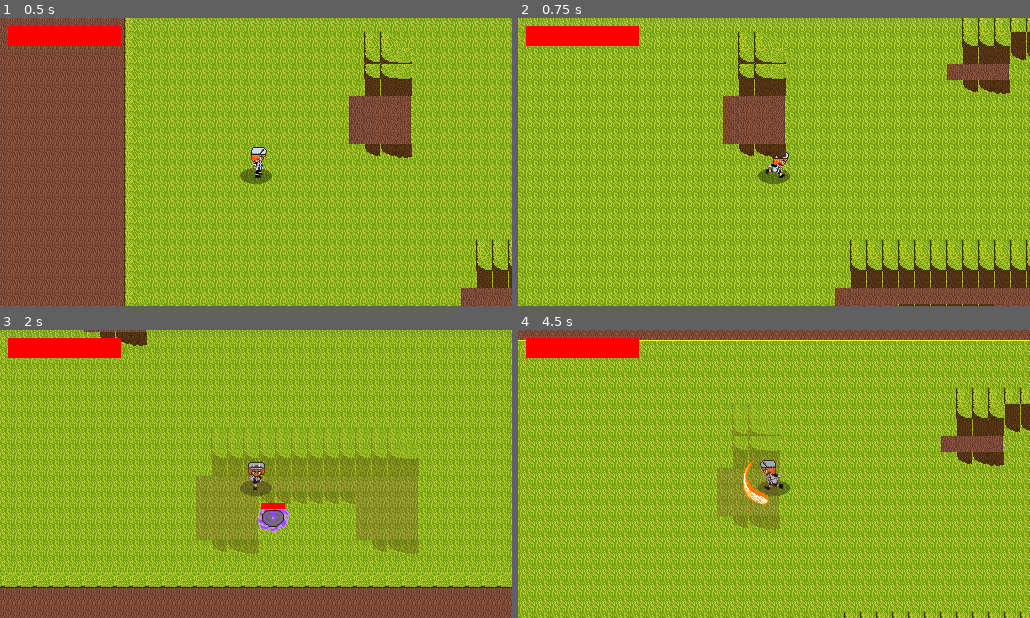
Above: before the commit, frames 1-4 (two rows, left to right).
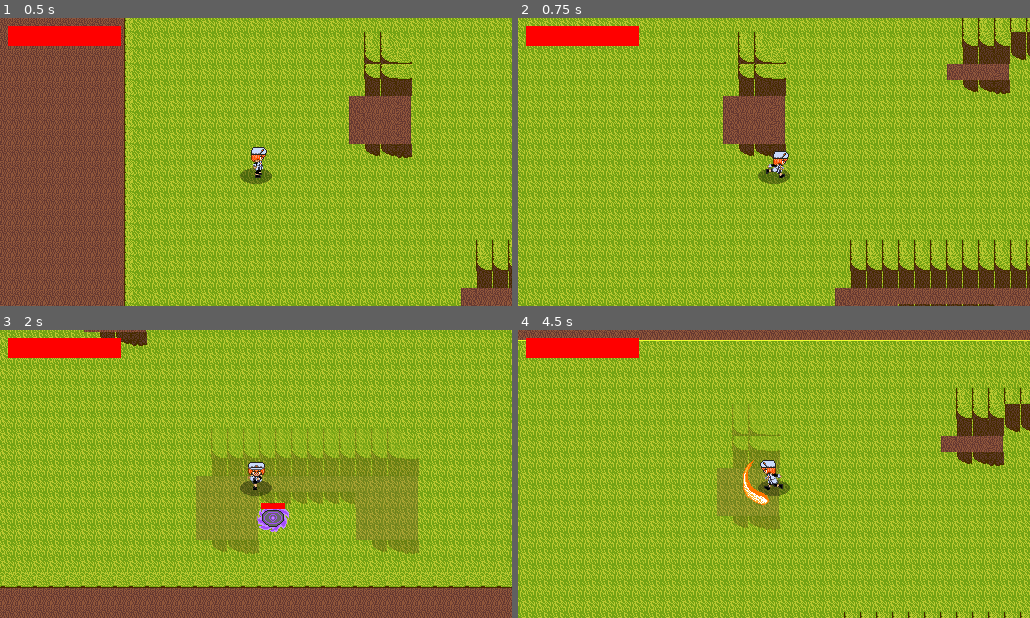
Above: after the commit, the same moments.

Repository: NiroJr/TheHerosFall
Game: Godot game, scene res://Scenes/main.tscn
The game is run twice, just before and just after one commit, with the same random seed, the same clock (stepped at 60 frames per second) and the same inputs.
Inputs (mouse positions are in pixels of both pictures, inside the frame that each line leads up to):
- Up to frame 1 (0.5 s): no input
- Up to frame 2 (0.75 s): tap Enter at 0.5 s; move the mouse to (886, 147) at 0.52 s; hold D (Right) from 0.53 s (still down); tap Q (Dash) at 0.6 s; click (886, 147) at 0.67 s
- Up to frame 3 (2 s): move the mouse to (153, 488) at 1.27 s; release D (Right) at 1.28 s; hold S (Down) from 1.28 s (still down); tap E (Parry) at 1.35 s
- Up to frame 4 (4.5 s): move the mouse to (825, 410) at 2.02 s; release S (Down) at 2.03 s; hold D (Right) 2.03-2.78 s; tap one key every 0.75 s from 2.1 s: X (sword_swing) Q (Dash) E (Parry) X (sword_swing); move the mouse to (748, 531) at 2.77 s; hold W (Up) 2.78-3.53 s; click (748, 531) at 2.92 s; move the mouse to (927, 517) at 3.52 s; hold A (Left) from 3.53 s (still down); move the mouse to (620, 430) at 4.27 s

Frame 1 is identical in both runs. In frame 2, less than 0.1% of the frame differs, in the area x 49-53%, y 46-49%; in frame 3, 0.1%; in frame 4, 0.2%, in the area x 47-51%, y 45-56%.

Commit message:
Fixed foreground code

Diff:
--- a/Scenes/main.tscn
+++ b/Scenes/main.tscn
@@ -13,9 +13,6 @@
 
 [node name="Main" type="Node2D" unique_id=1706061838]
 
-[node name="Player" parent="." unique_id=481447577 instance=ExtResource("1_jjgbg")]
-position = Vector2(68, -174)
-
 [node name="TileMaps" type="Node" parent="." unique_id=1941748320]
 
 [node name="ground" parent="TileMaps" unique_id=1104582814 instance=ExtResource("1_bo1nx")]
@@ -27,9 +24,13 @@
 tile_map_data = PackedByteArray("AAD8/+n/AAABAAEAAAAYAO3/AAABAAIAAAAeAO7/AAABAAIAAAAhAO7/AAADAAIAAAAhAO3/AAADAAIAAAAbAO …(1696 unchanged characters)…
 
 [node name="foreground" parent="TileMaps" unique_id=2142822762 instance=ExtResource("2_6bp64")]
-z_index = 9
+z_index = 8
 z_as_relative = false
 tile_map_data = PackedByteArray("AAAKAPT/BQABAAQAAAANAPT/BQADAAQAAAALAPT/BQACAAQAAAAMAPT/BQACAAQAAAAKAPH/BwABAAQAAAAKAP …(5392 unchanged characters)…
+
+[node name="Player" parent="." unique_id=481447577 instance=ExtResource("1_jjgbg")]
+z_index = 10
+position = Vector2(68, -174)
 
 [node name="Enemies" type="Node" parent="." unique_id=1697581476]
 
--- a/Scripts/foreground.gd
+++ b/Scripts/foreground.gd
@@ -4,7 +4,7 @@
 @export_range(0.0,1.0)
 var fade_alpha := 0.3
 @export_range(0, 8)
-var detection_depth := 0
+var detection_depth := -1
 
 var cell_groups: Dictionary = {}
 var groups: Array = []
@@ -50,6 +50,9 @@
 
 
 func _process(_delta: float) -> void:
+	if player == null:
+		player = get_tree().get_first_node_in_group("player")
+		return
 
 	var player_cell: Vector2i = local_to_map(
 		to_local(player.global_position)
